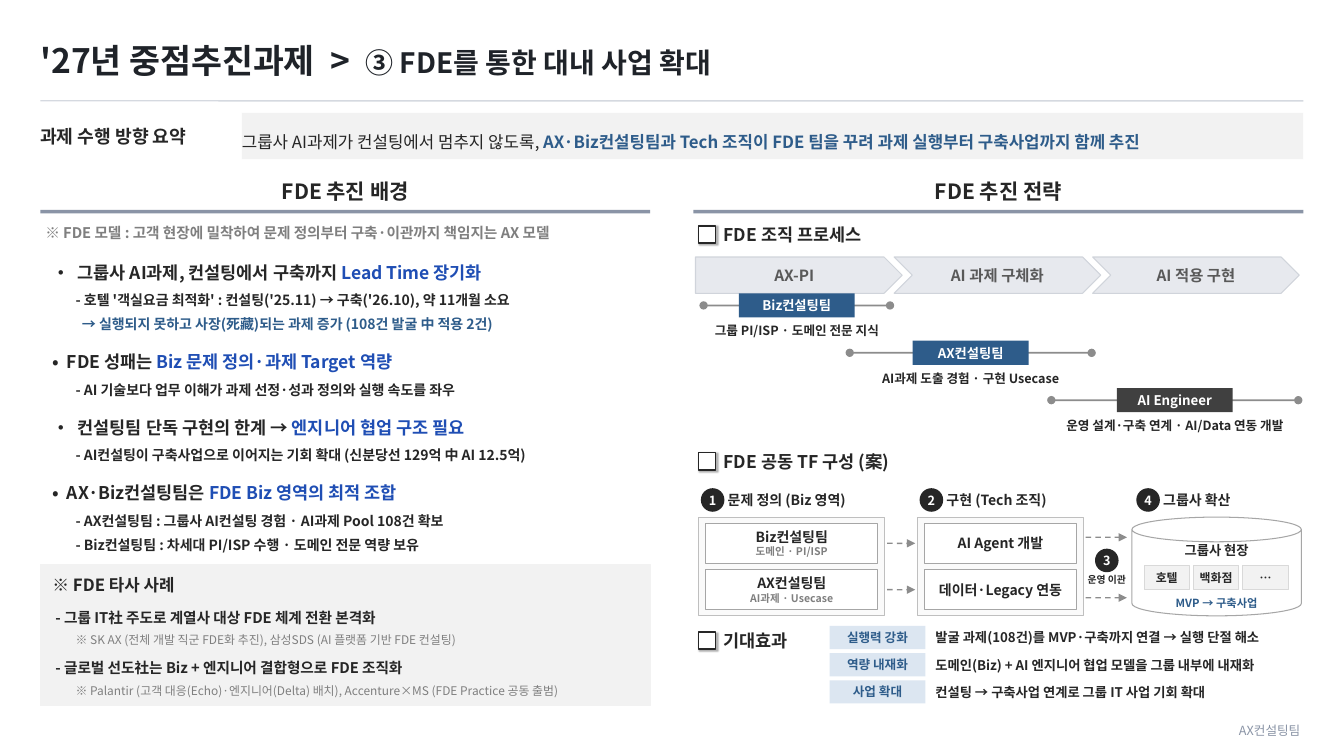
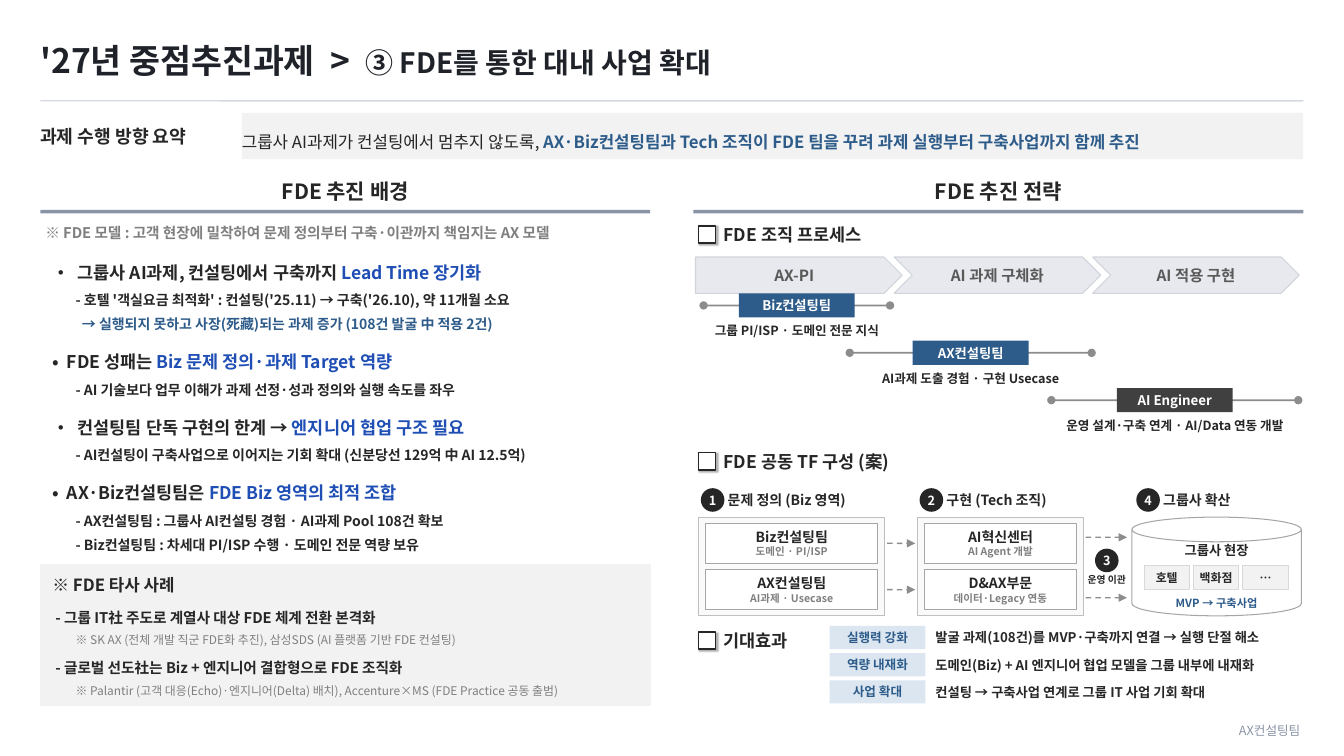
Before and after one commit to qhsghks9/qhsghks, a slide deck: slide 1 of 27_중점과제_FDE_대내사업확대_v3.pptx. Drawn at 1344x756 pixels with LibreOffice and Linux fonts; fonts in the diff are those of the drawing. Boxes give left, top, right and bottom in pixels: in the first picture for what was removed or moved away, otherwise in the second. Text is boxed around its words. In the diff, an @@ line names an element or a change of style, - is before the commit and + after.

```diff
--- a/27_중점과제_FDE_대내사업확대_v3.pptx
+++ b/27_중점과제_FDE_대내사업확대_v3.pptx
@@ text in rectangle at (968, 530, 1033, 544): paragraph added @@
+AI혁신센터
@@ text in rectangle at (968, 546, 1032, 558): size 10 to 7.5 pt, text colour #262626 to #7F7F7F in "AI Agent 개발" @@
@@ text in rectangle at (954, 593, 1047, 605): size 10 to 7.5 pt, text colour #262626 to #7F7F7F in "데이터·Legacy 연동" @@
@@ text in rectangle at (969, 576, 1033, 590): paragraph added @@
+D&AX부문
```
